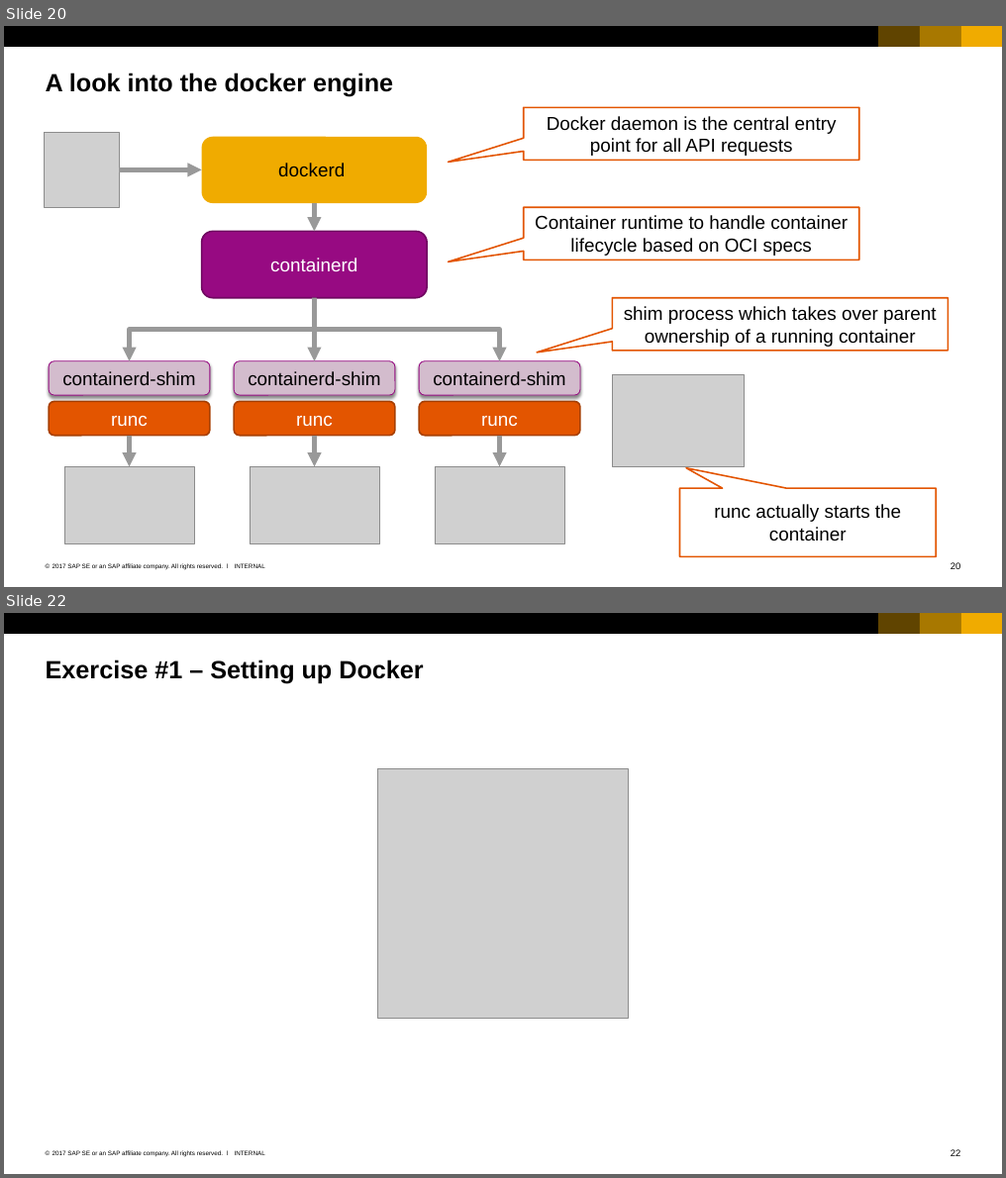
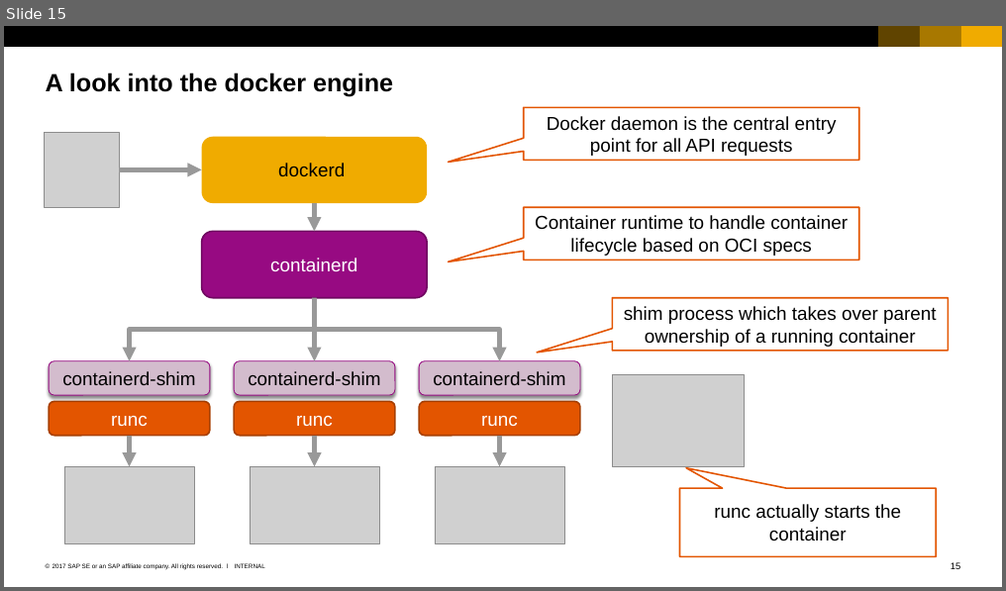
Before and after one commit to cuijiyao01/docker-k8s-training, a slide deck: docker/02_Members_of_docker_universe.pptx. Shown one above the other, each under a label of ours: slides 20 and 22 before the commit, slide 15 after it; the slides between them are not shown. The pictures are 1006x1178 and 1006x591 pixels, drawn with LibreOffice and Linux fonts; fonts in the diff are those of the drawing; grey boxes stand for pictures. Boxes give left, top, right and bottom in pixels: in the first picture for what was removed or moved away, otherwise in the second. Text is boxed around its words. In the diff, an @@ line names an element or a change of style, - is before the commit and + after.

Commit message:
Some minor things and rework of the image intro

```diff
--- a/docker/02_Members_of_docker_universe.pptx
+++ b/docker/02_Members_of_docker_universe.pptx
@@ slide 22 removed at <box>4,613,1002,1174</box>, background #FFFFFF; not listed: 7 template elements that a slide beside it also shows @@
@@ title removed at <box>46,660,423,684</box> @@
-Exercise #1 – Setting up Docker
@@ picture removed at <box>378,768,628,1019</box> @@
@@ what was slide 20 is now slide 15 @@
@@ page number at <box>950,563,961,570</box>: text changed @@
-20
+15
```
Also in this commit, not shown: 4 slides changed, 5 other slides removed.
